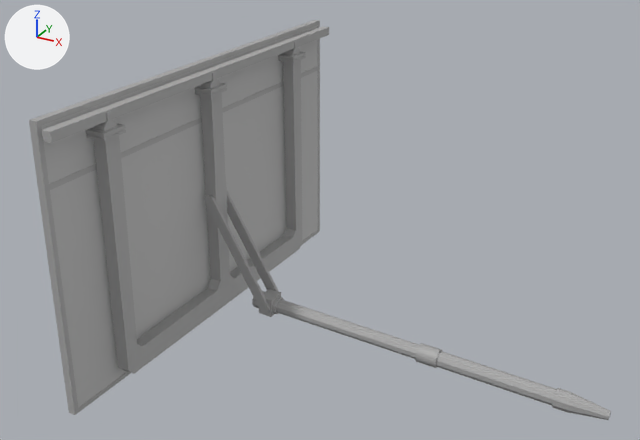
Before and after pictures for a commit that changed the FBX model Content/Enviro/Props/Hangar_Props/S_Fence.fbx.
One viewpoint serves both versions: a 50 mm camera at (2.01, -3.04, 2.12) aimed at (0.38, -0.09, 0.64). The lights are fixed; the arrows at upper left show +X, +Y and +Z. Where no turn or scale is listed for an object, it has been applied to the vertices.

The older version as bpy lines, for what is in view:
```python
me_mesh = bpy.data.meshes.new('Mesh')
me_mesh.from_pydata(...)  # 497 vertices, 476 faces; spans x -0.95..0.95, y -1.0..1.0, z 0.0..1.21
# faces by material slot: [472, 4]
me_mesh.materials.append(mat_standardsurface1)  # grey #aaaaaa
me_mesh.materials.append(mat_lambert1)  # grey #bcbcbc
ob_barrière = bpy.data.objects.new('Barrière', me_mesh)
ob_barrière.location = (0.669, 0.045, 0.0)
```
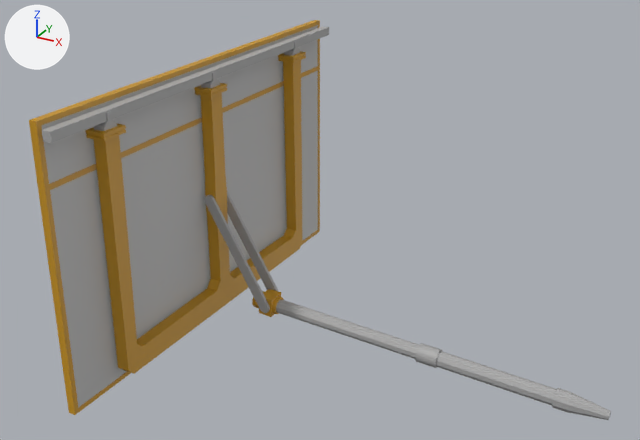
What differs and where, as boxes [x1, y1, x2, y2] in the pictures (640 x 440 px):
part 1 of me_mesh, recoloured
    both: [29, 20, 320, 415]

Edits to the bpy script that builds the scene:
```text
Add mat_standardsurface2:
    mat_standardsurface2 = principled_material('standardSurface2')
    mat_standardsurface2.base_color = (0.588, 0.3, 0.0112)  # orange #ca951b
Change me_mesh:
    where me_mesh.from_pydata(...)  # 497 vertices, 476 faces; spans x -0.95..0.95, y -1.0..1.0, z 0.0..1.21
    used by ob_barrière; location = (0.669, 0.045, 0.0)
    me_mesh part 1: 205 of the faces centred in x -0.95..-0.55, y -1.0..1.0, z 0.0..1.21 switch from mat_standardsurface1 (grey #aaaaaa) to mat_standardsurface2 (orange #ca951b)
```
